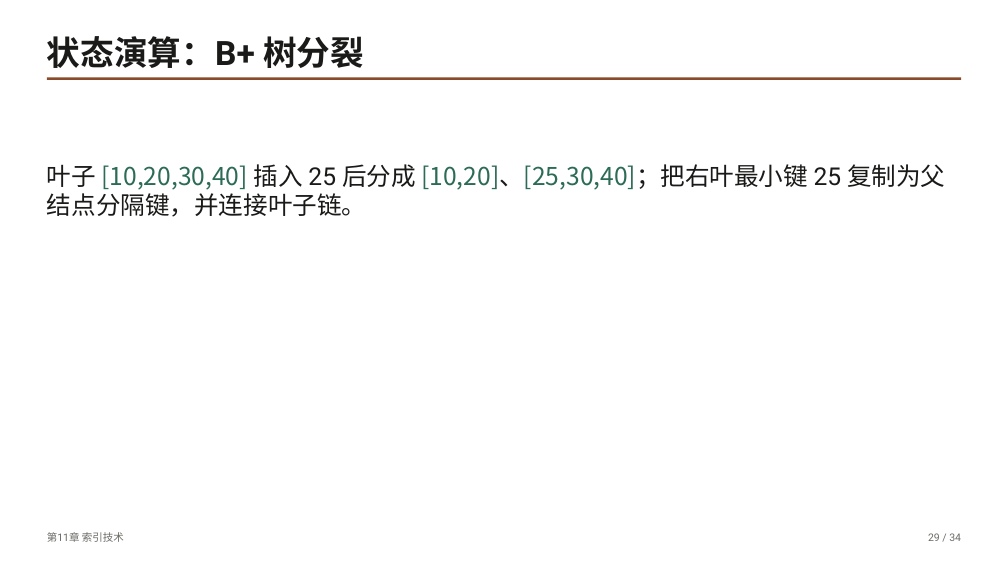
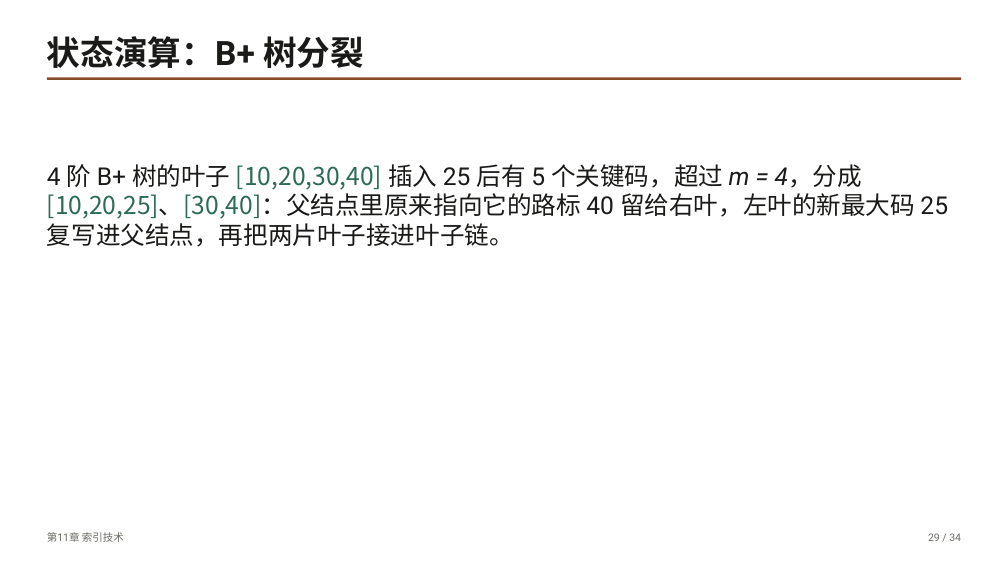
Before and after one commit to GMyhf/dsa-modernization, a slide deck: slide 29 of book/slides/pptx/ch11-index.pptx. Drawn at 1008x567 pixels with LibreOffice and Linux fonts; fonts in the diff are those of the drawing. Boxes give left, top, right and bottom in pixels: in the first picture for what was removed or moved away, otherwise in the second. Text is boxed around its words. In the diff, an @@ line names an element or a change of style, - is before the commit and + after.

```diff
--- a/book/slides/pptx/ch11-index.pptx
+++ b/book/slides/pptx/ch11-index.pptx
@@ text at box(47, 164, 948, 247): text changed @@
-叶子 [10,20,30,40] 插入 25 后分成 [10,20]、[25,30,40]；把右叶最小键 25 复制为父结点分隔键，并连接叶子链。
+4 阶 B+ 树的叶子 [10,20,30,40] 插入 25 后有 5 个关键码，超过 m = 4，分成 [10,20,25]、[30,40]：父结点里原来指向它的路标 40 留给右叶，左叶的新最大码 25 复写进父结点，再把两片叶子接进叶子链。
```
Also in this commit, not shown: 4 other slides changed, 29 other files.
